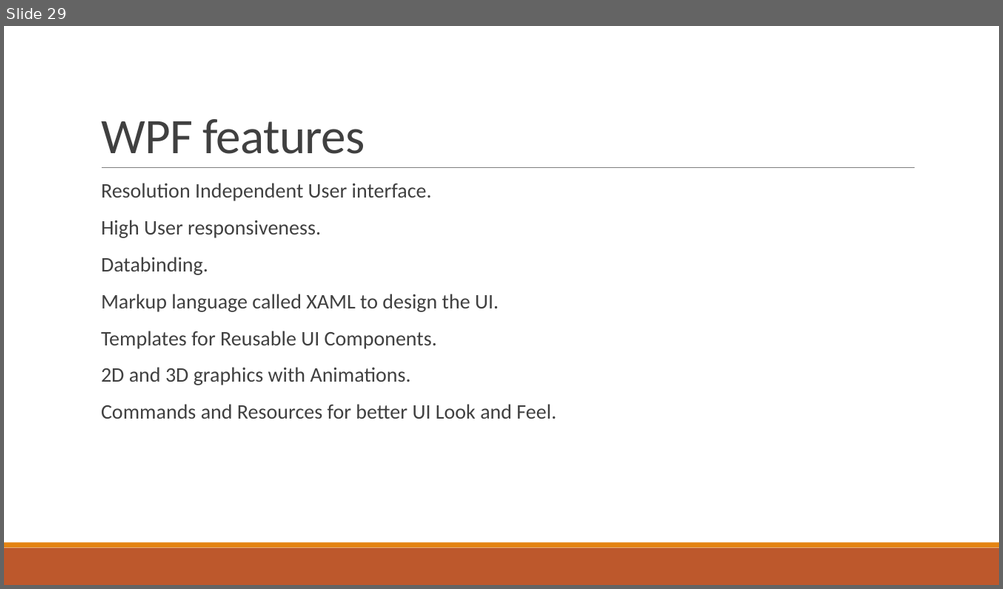
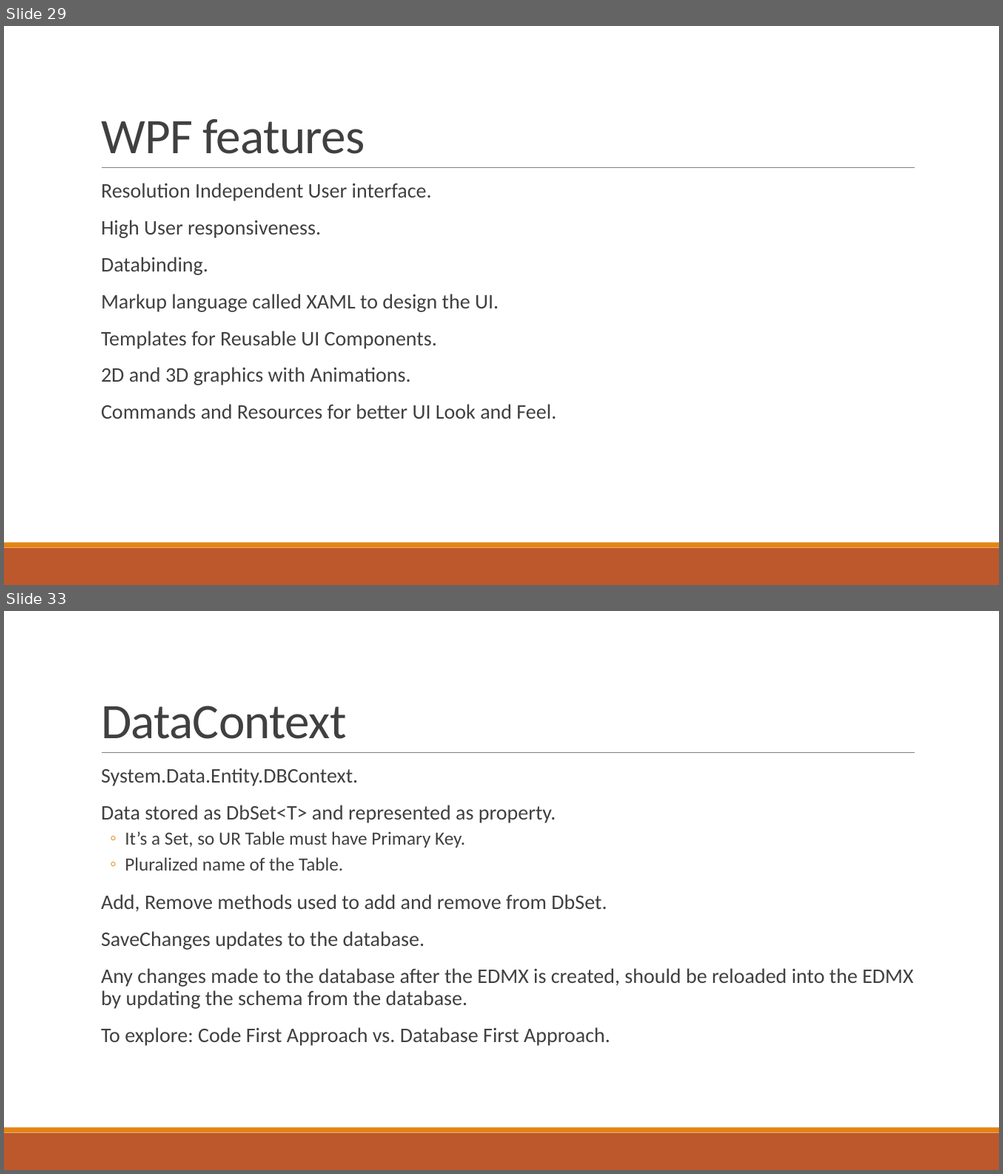
Before and after one commit to phani-rajbn/SiemensAug19, a slide deck: NET Training.pptx. Shown one above the other, each under a label of ours: slide 29 before the commit, slides 29 and 33 after it; the slides between them are not shown. The pictures are 1003x589 and 1003x1174 pixels, drawn with LibreOffice and Linux fonts; fonts in the diff are those of the drawing. Boxes give left, top, right and bottom in pixels: in the first picture for what was removed or moved away, otherwise in the second. Text is boxed around its words. In the diff, an @@ line names an element or a change of style, - is before the commit and + after.

```diff
--- a/NET Training.pptx
+++ b/NET Training.pptx
@@ slide 33 added at bbox=[4, 611, 999, 1170], background #FFFFFF; not listed: 3 template elements that a slide beside it also shows @@
@@ title added at bbox=[101, 706, 346, 739], 48 pt, text #404040 @@
+DataContext
@@ text added at bbox=[101, 768, 913, 1046], 20 pt, text #404040 @@
+  System.Data.Entity.DBContext.
+  Data stored as DbSet<T> and represented as property.
+  ◦ It’s a Set, so UR Table must have Primary Key.
+  ◦ Pluralized name of the Table.
+  Add, Remove methods used to add and remove from DbSet.
+  SaveChanges updates to the database.
+  Any changes made to the database after the EDMX is created, should be reloaded into the EDMX by updating the schema from the database.
+  To explore: Code First Approach vs. Database First Approach.
```
Also in this commit, not shown: 16 other slides added.
